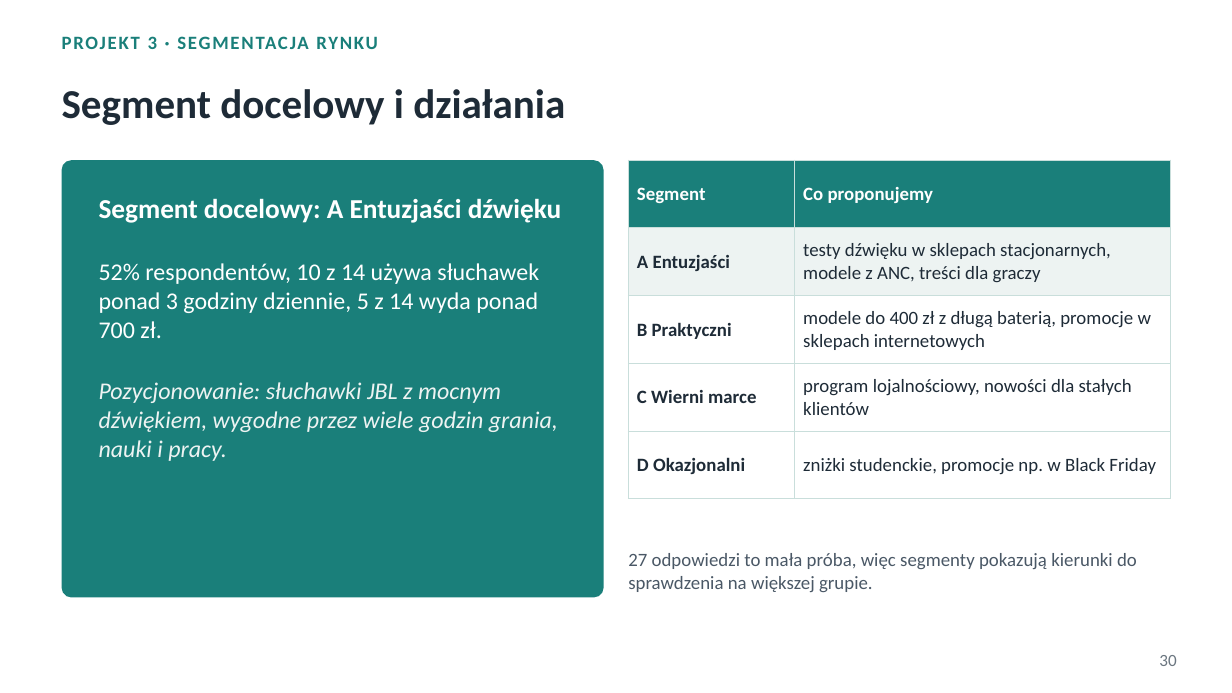
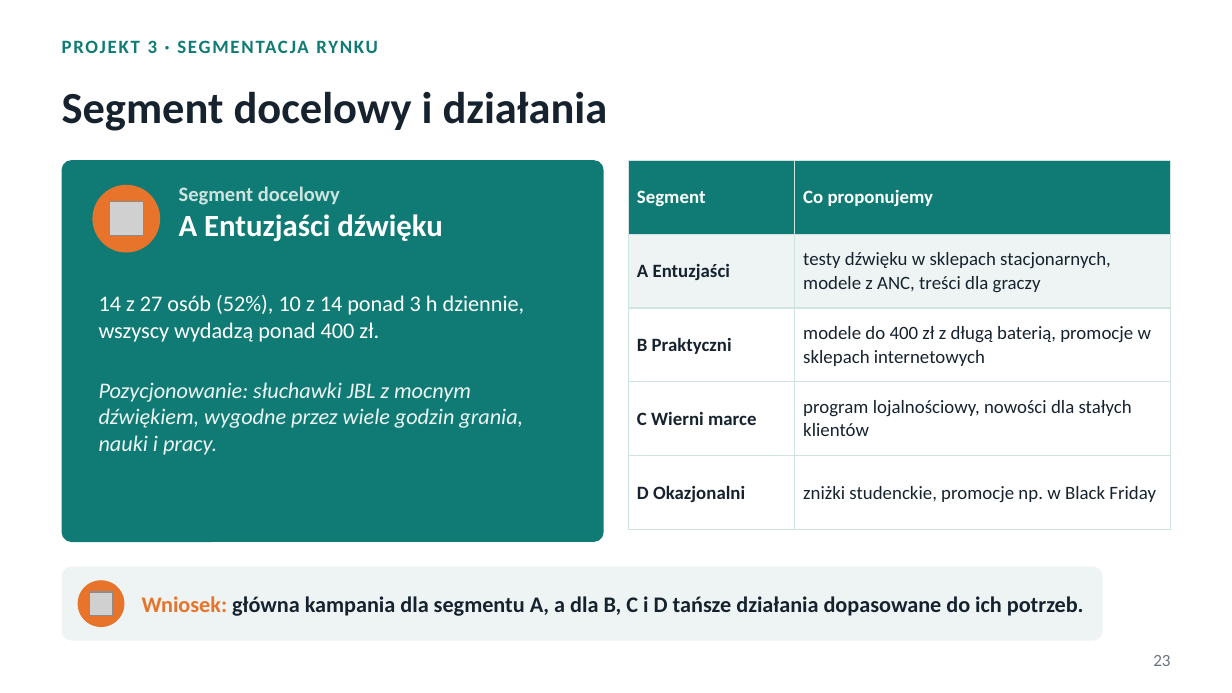
Before and after one commit to ploiu123/praca, a slide deck: slide 23 of prezentacja/Podstawy_analityki_projekty.pptx (slide 30 before the commit). Drawn at 1232x693 pixels with LibreOffice and Linux fonts; fonts in the diff are those of the drawing; grey boxes stand for pictures. Boxes give left, top, right and bottom in pixels: in the first picture for what was removed or moved away, otherwise in the second. Text is boxed around its words. In the diff, an @@ line names an element or a change of style, - is before the commit and + after.

```diff
--- a/prezentacja/Podstawy_analityki_projekty.pptx
+++ b/prezentacja/Podstawy_analityki_projekty.pptx
@@ text "PROJEKT 3 · SEGMENTACJA RYNKU" at [62, 40, 378, 53]: text colour #1A7F7A to #0F7B74 @@
@@ title "Segment docelowy i działania" at [62, 91, 608, 131]: size 24 to 26 pt, text colour #1E2B37 to #16232F @@
@@ rounded rectangle: place and size @@
-rounded rectangle at [62, 160, 604, 598]
+rounded rectangle at [62, 160, 604, 542]
@@ rounded rectangle at [62, 160, 604, 542]: fill #1A7F7A to #0F7B74; proportions changed @@
@@ table at [628, 160, 1170, 507] @@
@@ fill #1A7F7A to #0F7B74 in row 1 @@
@@ fill #EDF3F2 to #EDF4F3 in row 2 @@
@@ text colour #1E2B37 to #16232F @@
@@ borders changed @@
@@ ellipse added at [92, 185, 160, 253], fill #E8742C @@
@@ picture added at [110, 202, 144, 237] @@
@@ text added at [179, 186, 442, 242], 18 pt, text #FFFFFF, bold @@
+Segment docelowy
+A Entuzjaści dźwięku
@@ text at [99, 295, 525, 342]: text changed; size 14 to 13 pt @@
-Segment docelowy: A Entuzjaści dźwięku
-52% respondentów, 10 z 14 używa słuchawek ponad 3 godziny dziennie, 5 z 14 wyda ponad 700 zł.
+14 z 27 osób (52%), 10 z 14 ponad 3 h dziennie, wszyscy wydadzą ponad 400 zł.
@@ text "14 z 27 osób (52%), ...": place and size @@
-text "14 z 27 osób (52%), ..." at [99, 263, 558, 461]
+text "14 z 27 osób (52%), ..." at [99, 295, 525, 455]
@@ text at [99, 382, 523, 455]: size 14 to 13 pt, text colour #EDF3F2 to #EDF4F3 in "Pozycjonowanie: słuchawki JBL z mocnym dźwiękiem, wygodne ..." @@
@@ rounded rectangle added at [62, 567, 1103, 641], fill #EDF4F3 @@
@@ text removed at [628, 553, 1137, 592] @@
-27 odpowiedzi to mała próba, więc segmenty pokazują kierunki do sprawdzenia na większej grupie.
@@ ellipse added at [78, 580, 124, 627], fill #E8742C @@
@@ picture added at [89, 591, 112, 615] @@
@@ text added at [142, 596, 1084, 616], 13 pt, text #16232F, bold @@
+Wniosek: główna kampania dla segmentu A, a dla B, C i D tańsze działania dopasowane do ich potrzeb.
@@ page number added at [1153, 655, 1170, 666], 10 pt, text #6B7680 @@
+23
@@ page number removed at [1159, 655, 1176, 666] @@
-30
```
Also in this commit, not shown: 24 other slides changed, 10 slides added, 12 slides removed, 4 other files.
